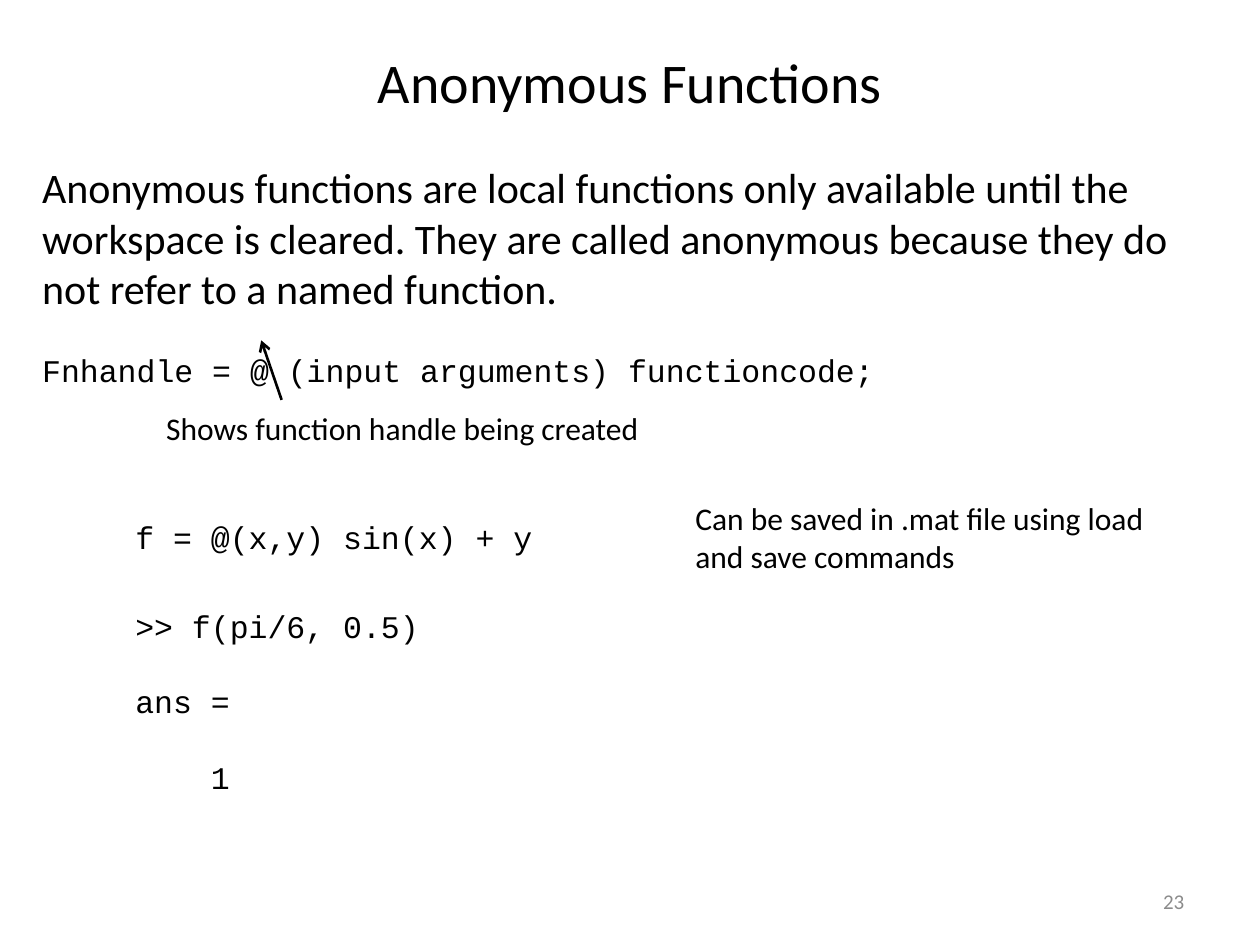
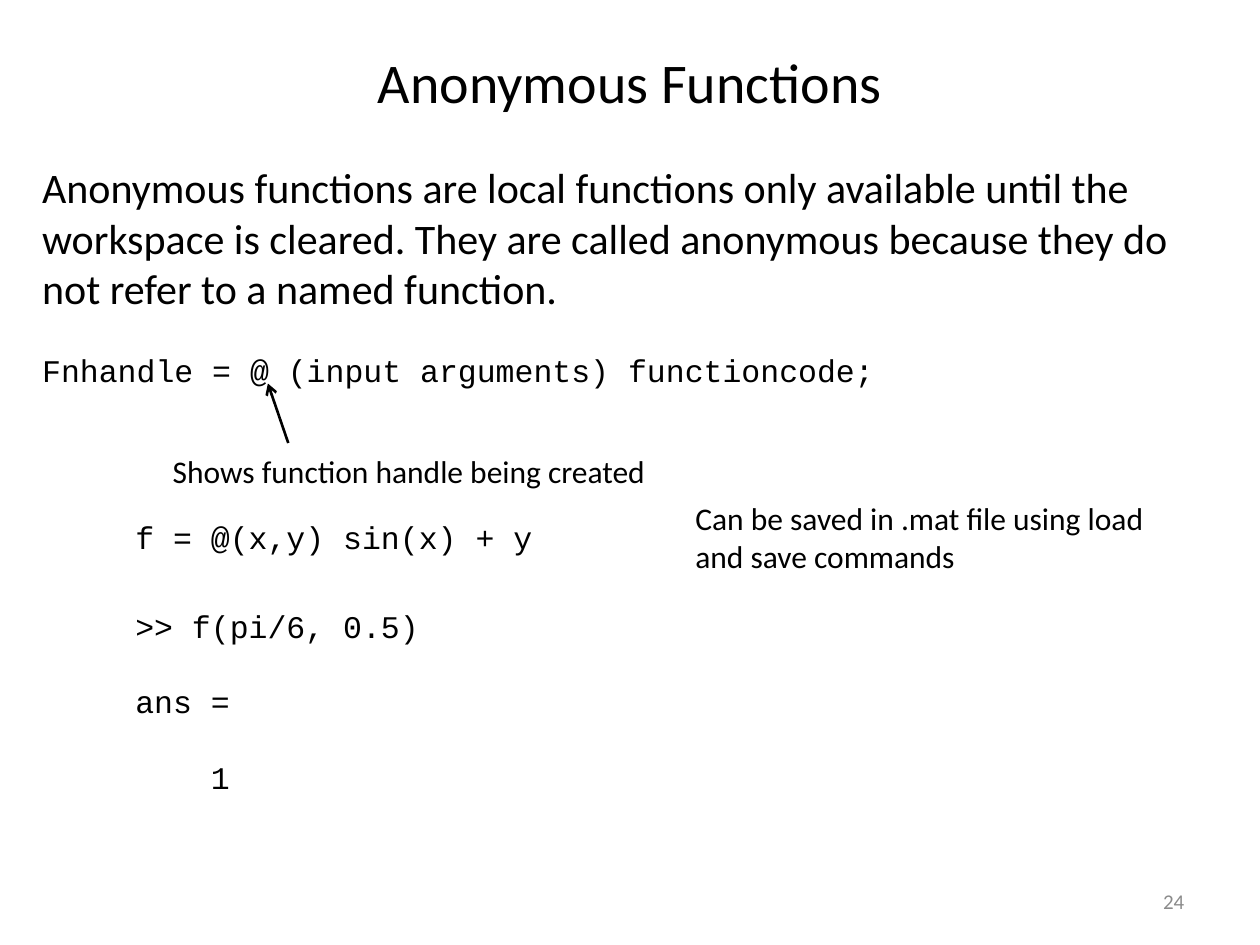
Before and after one commit to louisepb/Nottingham_Workshop, a slide deck: slide 24 of InstructorMaterials/Best Practices for Software Development using MATLAB.pptx (slide 23 before the commit). Drawn at 1260x945 pixels with LibreOffice and Linux fonts; fonts in the diff are those of the drawing. Boxes give left, top, right and bottom in pixels: in the first picture for what was removed or moved away, otherwise in the second. Text is boxed around its words. In the diff, an @@ line names an element or a change of style, - is before the commit and + after.

```diff
--- a/InstructorMaterials/Best Practices for Software Development using MATLAB.pptx
+++ b/InstructorMaterials/Best Practices for Software Development using MATLAB.pptx
@@ arrow moved from (282, 399) - (261, 340) to (289, 444) - (268, 383) @@
@@ text "Shows function handle being created": place and size @@
-text "Shows function handle being created" at [166,418,638,446]
+text "Shows function handle being created" at [173,461,645,489]
@@ page number at [1163,895,1184,909]: text changed @@
-23
+24
```
Also in this commit, not shown: 1 other slide changed, 2 slides added, 1 slide removed, 6 other files.
